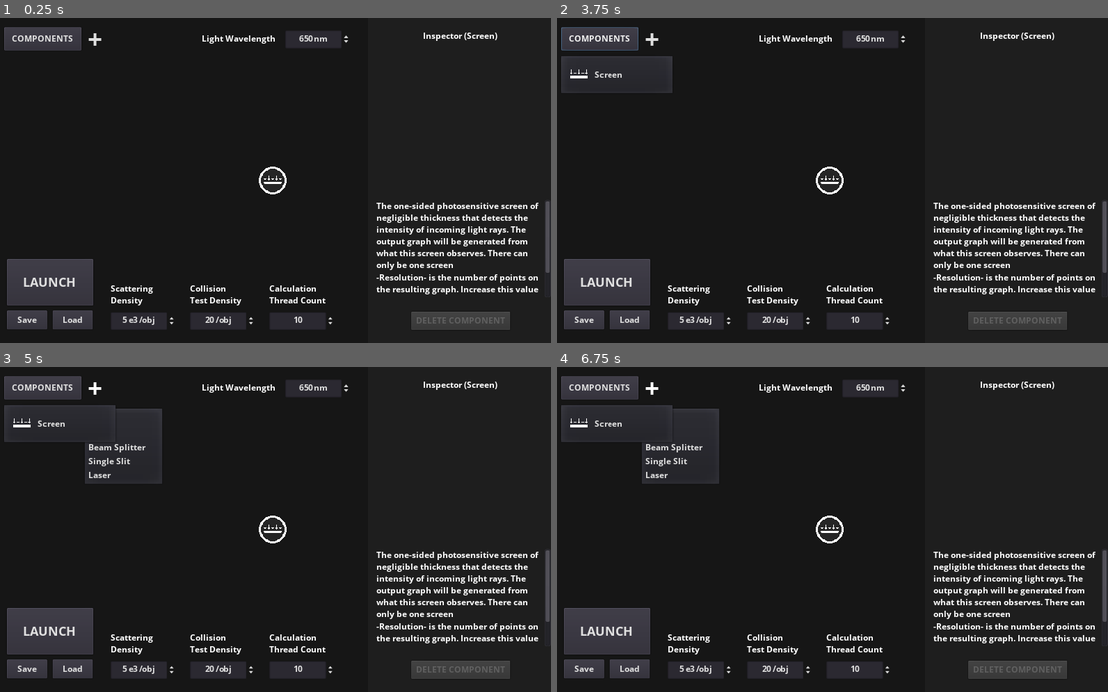
Above: before the commit, frames 1-4 (two rows, left to right).
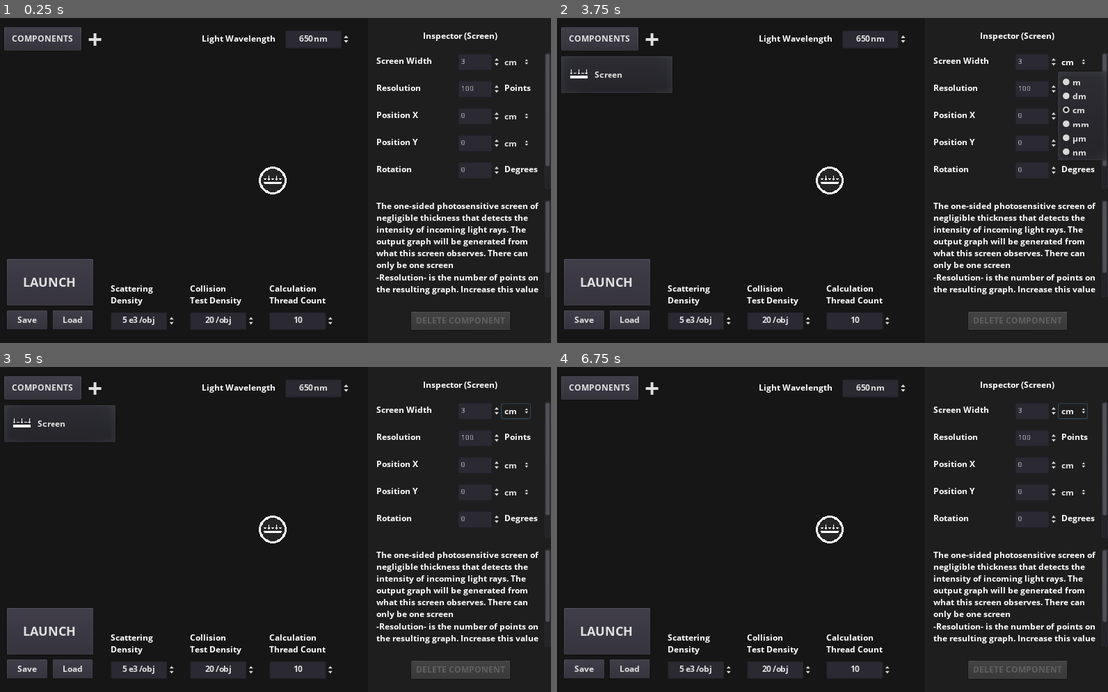
Above: after the commit, the same moments.

Repository: sodaJar/LightInterferenceSimulator
Game: Godot game, scene res://MainScene/MainScene.tscn
Two runs of this game, one before a commit and one after it. Both use one fixed random seed, a clock stepped at 60 frames per second and the inputs below.
Inputs (mouse positions are in pixels of both pictures, inside the frame that each line leads up to):
- Up to frame 1 (0.25 s): no input
- Up to frame 2 (3.75 s): click "LAUNCH" at 0.5 s; click "+" at 1.25 s; click "LAUNCH" at 2 s; click "COMPONENTS" at 2.75 s; click (1074, 63) at 3.5 s, where only the run after the commit has a clickable "cm"
- Up to frame 3 (5 s): click "+" at 4.25 s
- Up to frame 4 (6.75 s): click "COMPONENTS" at 5 s; click (1074, 412) at 5.75 s, where only the run after the commit has a clickable "cm"; click "+" at 6.5 s

The runs differ from the first frame. In frame 1, 1.0% of the frame differs, in the area x 68-100%, y 10-49%; in frame 2, 1.2%; in frame 3, 2.6%; in frame 4, 4.0%, in the area x 0-100%, y 4-49%.
Error before the commit: Invalid set index 'type' (on base: 'Node2D (Property.gd)') with value of type 'String'. (res://MainScene/Inspector/Inspector.gd:28)

Commit message:
create build

Diff:
--- a/Gui/Lis.gd
+++ b/Gui/Lis.gd
@@ -54,12 +54,11 @@
 	},
 	"Laser": {
 		"icon": preload("ComponentAssets/Laser.png"),
-		"description":"A laser emitting coherent light of wavelength specified globally. "+\
-		"-Power- relates to the intensity observed and does not have a real unit"+\
-		"-Beam width- is the width where the intensity is 1/e^2 (around 13.5%) of the maximum intensity"+\
-		"-Structure width- is the width of the component that blocks incoming light and emits light of any intensity",
+		"description":"A laser emitting coherent light of wavelength specified globally.\n"+\
+		"-Power- relates to the intensity observed and does not have a real unit\n"+\
+		"-Beam width- is the width where the intensity is 1/e^2 (around 13.5%) of the maximum intensity. The actual "+\
+		"width of the beam where the intensity is not near zero is twice the -beam width-",
 		"properties": {
-			"structureWidth":["f1:cm",{"min":"f1:mm"}],
 			"beamWidth":["f100:um",{"min":"f10:um","max":"f1:mm"}],
 			"power":["f100:%",{"min":"f1:%"}],
 		}
@@ -134,15 +133,15 @@
 	c.erase("icon")
 	c["name"] = cName
 	c["nameUnique"] = cNameUnique
-	if oldComponent.empty():
-		c.properties["positionX"] = ["f"+str(naturalOffset)+":cm",{}] #natural offset
-		naturalOffset += 0.005
-		c.properties["positionY"] = ["f0:cm",{}]
-		c.properties["rotation"] = ["f0:degrees",{}]
-		c.properties["quality"] = ["f100:%",{"min":"f10:%","floatStep":1}]
-	else:
+	c.properties["positionX"] = ["f"+str(naturalOffset)+":cm",{}] #natural offset
+	naturalOffset += 0.005
+	c.properties["positionY"] = ["f0:cm",{}]
+	c.properties["rotation"] = ["f0:degrees",{}]
+	c.properties["quality"] = ["f100:%",{"min":"f10:%","floatStep":1}]
+	#overwrite values according to oldComponent
+	if !oldComponent.empty():
 		for key in oldComponent.properties:
-			c.properties[key] = oldComponent.properties[key].duplicate()
+			c.properties[key][0] = oldComponent.properties[key][0]
 	#add to the list of components
 	getNode("mainScene").componentsPm.addComponent(cNameUnique)
 	#adds to the sandbox view
--- a/Gui/MainScene/Inspector/Inspector.gd
+++ b/Gui/MainScene/Inspector/Inspector.gd
@@ -25,7 +25,6 @@
 		var val = c.properties[key]
 		p = preload("Property.tscn").instance()
 		p.cNameUnique = cNameUnique
-		p.type = val[0].substr(0,1)
 		p.propertyName = key
 		#load in args
 		for k in val[1]:
Not shown, changed: Build/Build.7z
Not shown, changed: Build/Build.zip
Not shown, changed: PhysicsEngine/src/components/C_Laser.java
